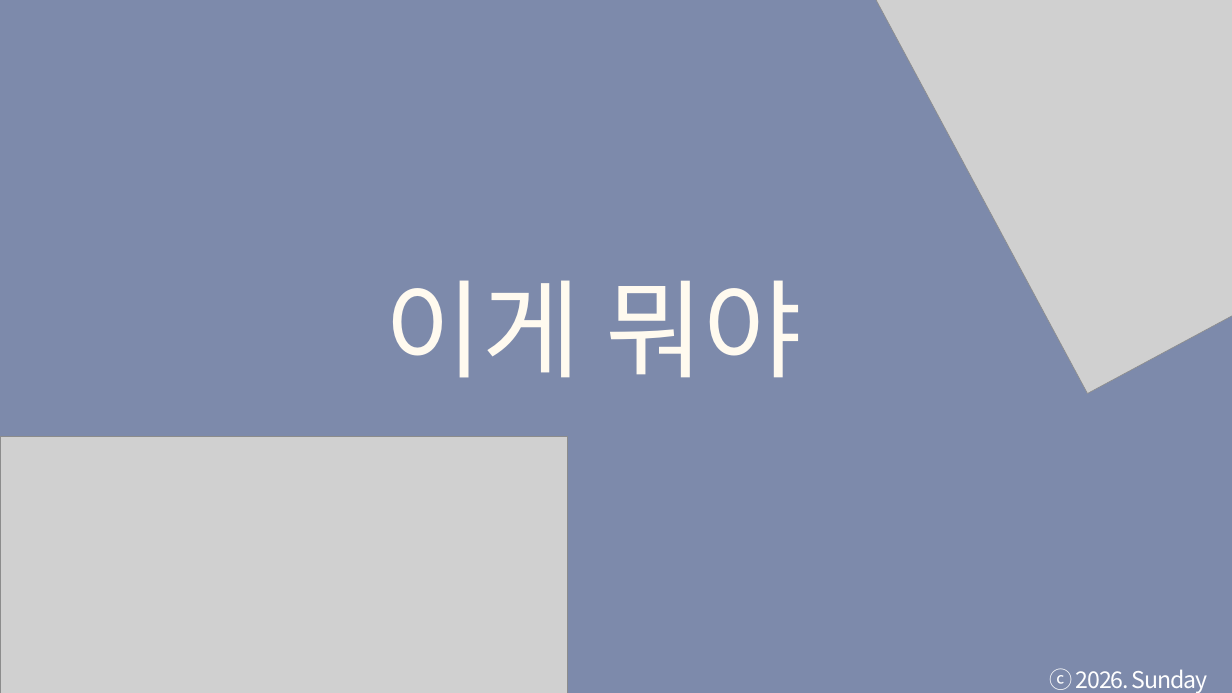
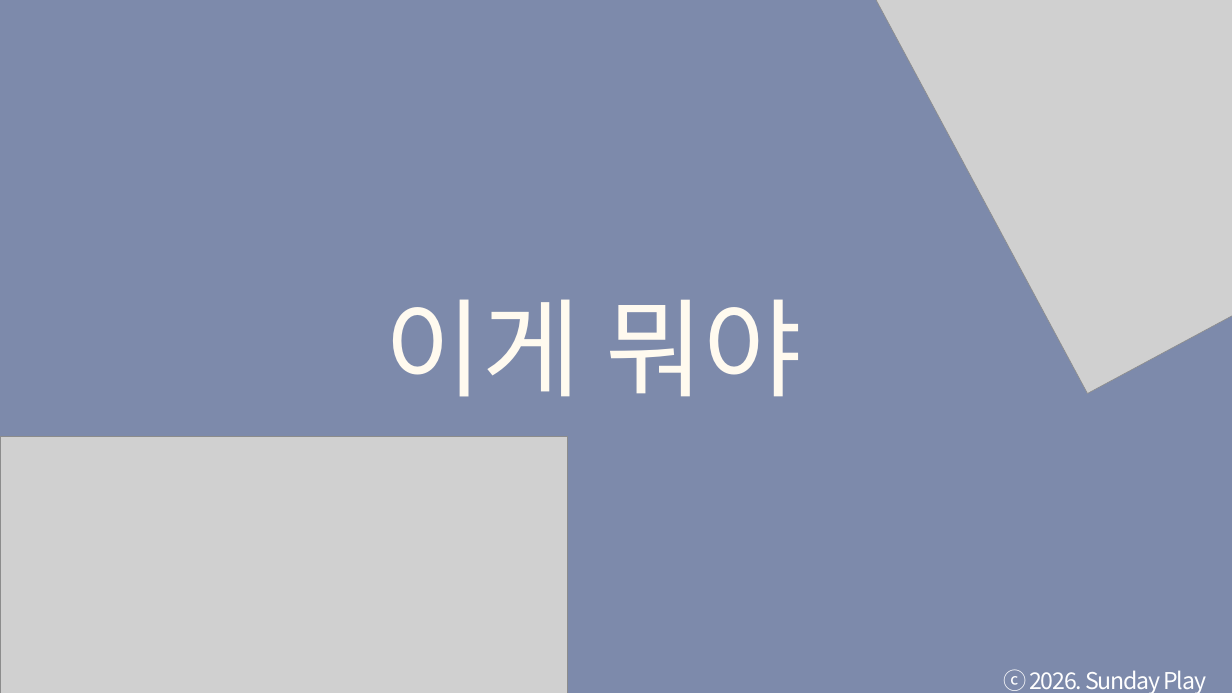
Before and after one commit to tkdgns25300/sunday_play, a slide deck: slide 4 of public/downloads/games/touch-guess/rules.pptx. Drawn at 1232x693 pixels with LibreOffice and Linux fonts; fonts in the diff are those of the drawing; grey boxes stand for pictures. Boxes give left, top, right and bottom in pixels: in the first picture for what was removed or moved away, otherwise in the second. Text is boxed around its words. In the diff, an @@ line names an element or a change of style, - is before the commit and + after.

```diff
--- a/public/downloads/games/touch-guess/rules.pptx
+++ b/public/downloads/games/touch-guess/rules.pptx
@@ text "이게 뭐야" moved from (x1=384, y1=280, x2=802, y2=378) to (x1=384, y1=299, x2=802, y2=397) @@
@@ text "이게 뭐야" at (x1=384, y1=299, x2=802, y2=397): font Lato to Noto Sans CJK KR @@
@@ text "ⓒ 2026. Sunday Play" rewrapped from (x1=1050, y1=668, x2=1207, y2=693) to (x1=1003, y1=669, x2=1206, y2=693) @@
```
Also in this commit, not shown: 4 other slides changed, 3 other files.
